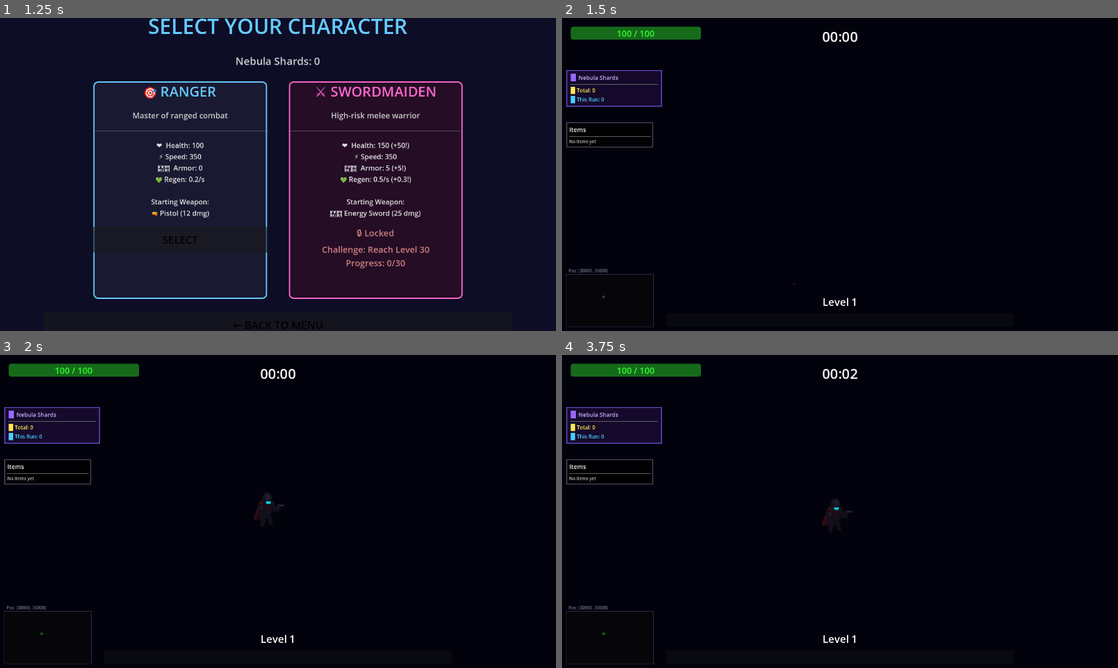
Above: before the commit, frames 1-4 (two rows, left to right).
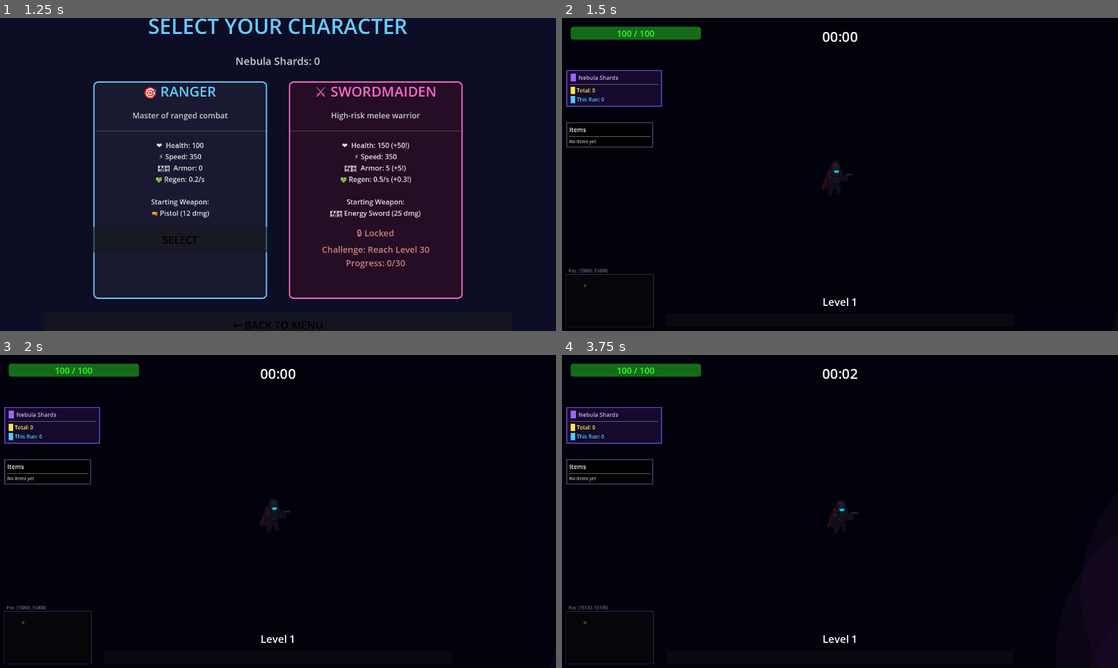
Above: after the commit, the same moments.

Repository: darkmage1000/Nebula-Revenant
Game: Godot game, scene res://MainMenu.tscn
Same seed, same stepped clock (60 frames per second), same inputs: the game is played once before the commit and once after it.
Inputs:
- Up to frame 1 (1.25 s): click "[ START MISSION ]" at 0.5 s
- Up to frame 2 (1.5 s): click "SELECT" at 1.25 s
- Up to frame 3 (2 s): no input
- Up to frame 4 (3.75 s): tap Enter (ui_accept) at 2, 2.27, 2.75, 3.02 s; hold D (ui_right) 2.03-2.78 s; hold S (ui_down) 2.78-3.53 s; hold D (ui_right) from 3.53 s (still down)

Frame 1 is identical in both runs. In frame 2, 0.1% of the frame differs, in the area x 3-53%, y 46-90%; in frame 3, 0.1%; in frame 4, 0.2%, in the area x 2-71%, y 26-90%.

Commit message:
Fix spawn position and add visible pink sword slash
ISSUE 1 - Invisible Box:
- Player was spawning at (35000, 35000) outside 30000x30000 map
- Got clamped to edge (30000, 30000) and couldn't move
- Fixed: Spawn at center (15000, 15000) instead

ISSUE 2 - Sword Slash Visibility:
- Sword had no visible attack indicator
- Added bright pink energy slash arc (Polygon2D)
- Shows actual attack range with visual feedback
- Arc rotates toward nearest enemy or movement direction
- Pink outline (Line2D) for better visibility
- Fades out smoothly after 0.25 seconds

DETAILS:
- Slash arc covers 90-degree cone (±45°)
- Range matches sword weapon distance stat
- Bright pink color (1, 0.4, 0.8) for energy effect
- Brighter pink outline (1, 0.6, 0.9) for clarity

RESULT:
- Player spawns in center of map with full movement
- Sword Maiden's attacks now clearly visible in pink
- Easy to see attack range and direction

Diff:
--- a/main_game.tscn
+++ b/main_game.tscn
@@ -27,7 +27,7 @@
 offset_bottom = 89.0
 
 [node name="Player" parent="." instance=ExtResource("2_6bm6p")]
-position = Vector2(35000, 35000)
+position = Vector2(15000, 15000)
 scale = Vector2(0.642, 1)
 
 [node name="Bullet" parent="." instance=ExtResource("4_2pltu")]
--- a/player.gd
+++ b/player.gd
@@ -348,10 +348,48 @@
 		create_slash_effect()
 
 func create_slash_effect():
-	# Simple pink energy slash visual
+	# Get sword range from weapon data
+	var sword_range = weapon_data["sword"].distance if weapon_data.has("sword") else 100
+	var sword_aoe = weapon_data["sword"].aoe if weapon_data.has("sword") else 80
+
+	# Create pink energy slash visual
 	var slash = Node2D.new()
 	slash.global_position = global_position
 	get_parent().add_child(slash)
+
+	# Create visual slash arc using Polygon2D
+	var slash_visual = Polygon2D.new()
+	slash_visual.color = Color(1, 0.4, 0.8, 0.7)  # Bright pink energy
+
+	# Create arc shape representing sword slash range
+	var arc_points = PackedVector2Array()
+	var num_points = 20
+	var start_angle = -PI/4  # 45 degrees left
+	var end_angle = PI/4      # 45 degrees right
+
+	# Add center point
+	arc_points.append(Vector2.ZERO)
+
+	# Add arc points at sword range
+	for i in range(num_points + 1):
+		var t = float(i) / num_points
+		var angle = start_angle + (end_angle - start_angle) * t
+		var point = Vector2(cos(angle), sin(angle)) * sword_range
+		arc_points.append(point)
+
+	# Close the arc back to center
+	arc_points.append(Vector2.ZERO)
+
+	slash_visual.polygon = arc_points
+	slash.add_child(slash_visual)
+
+	# Add outline for better visibility
+	var outline = Line2D.new()
+	outline.default_color = Color(1, 0.6, 0.9, 0.9)  # Brighter pink outline
+	outline.width = 3
+	for point in arc_points:
+		outline.add_point(point)
+	slash.add_child(outline)
 
 	# Get direction to nearest enemy
 	var enemies = get_tree().get_nodes_in_group("mob")
@@ -365,14 +403,20 @@
 				nearest_dist = dist
 				nearest = enemy
 
+	# Rotate slash toward nearest enemy, or use player movement direction
 	if nearest:
-		slash.rotation = global_position.angle_to_point(nearest.global_position) + PI/2
-
-	slash.modulate = Color(1, 0.4, 0.8, 0.8)  # Pink energy color
+		slash.rotation = global_position.angle_to_point(nearest.global_position)
+	else:
+		# Face the direction of movement, or default to right
+		if velocity.length() > 0:
+			slash.rotation = velocity.angle()
+		else:
+			slash.rotation = 0
 
 	# Fade out
 	var tween = create_tween()
-	tween.tween_property(slash, "modulate:a", 0.0, 0.3)
+	tween.tween_property(slash_visual, "color:a", 0.0, 0.25)
+	tween.parallel().tween_property(outline, "default_color:a", 0.0, 0.25)
 	tween.tween_callback(slash.queue_free)
 
 # ==============================================================
